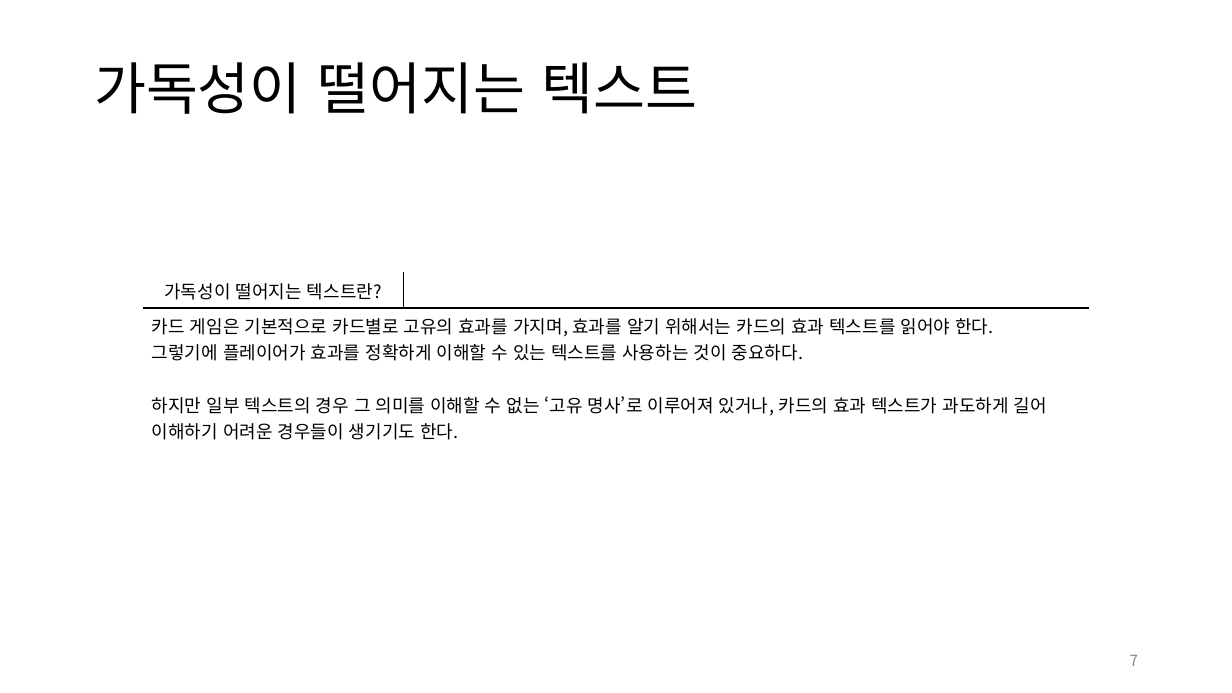
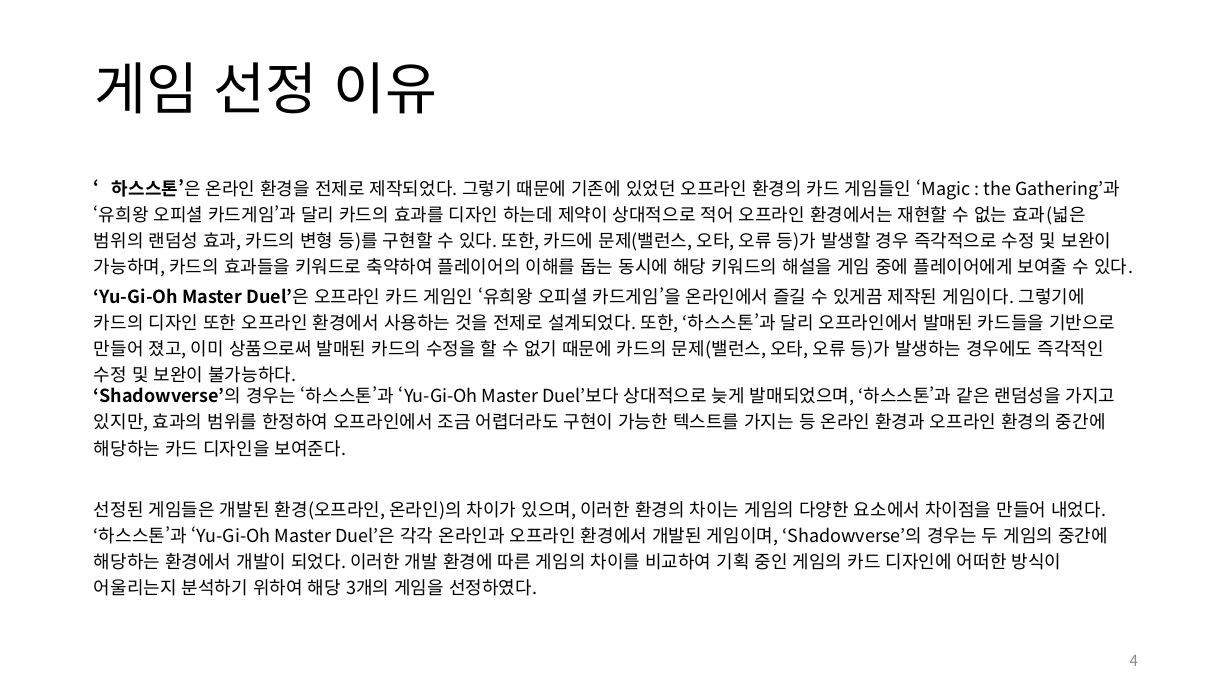
Before and after one commit to yjk0401/unityenginebasic_9th, a slide deck: slide 4 of 기획/하스스톤/카드게임(하스스톤,섀도우버스,yugioh masterduel) 분석서.pptx (slide 7 before the commit). Drawn at 1232x693 pixels with LibreOffice and Linux fonts; fonts in the diff are those of the drawing. Boxes give left, top, right and bottom in pixels: in the first picture for what was removed or moved away, otherwise in the second. Text is boxed around its words. In the diff, an @@ line names an element or a change of style, - is before the commit and + after.

```diff
--- a/기획/하스스톤/카드게임(하스스톤,섀도우버스,yugioh masterduel) 분석서.pptx
+++ b/기획/하스스톤/카드게임(하스스톤,섀도우버스,yugioh masterduel) 분석서.pptx
@@ title at box(94, 62, 437, 114): text changed @@
-가독성이 떨어지는 텍스트
+게임 선정 이유
@@ table added at box(85, 156, 1148, 281), 1 rows, 1 columns @@
+‘하스스톤’은 온라인 환경을 전제로 제작되었다. 그렇기 때문에 기존에 있었던 오프라인 환경의 카드 게임들인 ‘Magic : the Gathering’과 ‘유희왕 오피셜 카드게임’과 달리 카드의 효과를 디자인 하는데 제약이 상대적으로 적어 오프라인 환경에서는 재현할 수 없는 효과(넓은 범위의 랜덤성 효과, 카드의 변형 등)를 구현할 수 있다. 또한, 카드에 문제(밸런스, 오타, 오류 등)가 발생할 경우 즉각적으로 수정 및 보완이 가능하며, 카드의 효과들을 키워드로 축약하여 플레이어의 이해를 돕는 동시에 해당 키워드의 해설을 게임 중에 플레이어에게 보여줄 수 있다.
@@ table added at box(85, 277, 1148, 387), 1 rows, 1 columns @@
+‘Yu-Gi-Oh Master Duel’은 오프라인 카드 게임인 ‘유희왕 오피셜 카드게임’을 온라인에서 즐길 수 있게끔 제작된 게임이다. 그렇기에 카드의 디자인 또한 오프라인 환경에서 사용하는 것을 전제로 설계되었다. 또한, ‘하스스톤’과 달리 오프라인에서 발매된 카드들을 기반으로 만들어 졌고, 이미 상품으로써 발매된 카드의 수정을 할 수 없기 때문에 카드의 문제(밸런스, 오타, 오류 등)가 발생하는 경우에도 즉각적인 수정 및 보완이 불가능하다.
@@ table removed at box(142, 273, 1089, 444), 2 rows, 2 columns @@
-가독성이 떨어지는 텍스트란? | 
-카드 게임은 기본적으로 카드별로 고유의 효과를 가지며, 효과를 알기 위해서는 카드의 효과 텍스트를 읽어야 한다. / 그렇기에 플레이어가 효과를 정확하게 이해할 수 있는 텍스트를 사용하는 것이 중요하다. / 하지만 일부 텍스트의 경우 그 의미를 이해할 수 없는 ‘고유 명사’로 이루어져 있거나, 카드의 효과 텍스트가 과도하게 길어 이해하기 어려운 경우들이 생기기도 한다. | 
@@ table added at box(85, 377, 1148, 461), 1 rows, 1 columns @@
+‘Shadowverse’의 경우는 ‘하스스톤’과 ‘Yu-Gi-Oh Master Duel’보다 상대적으로 늦게 발매되었으며, ‘하스스톤’과 같은 랜덤성을 가지고 있지만, 효과의 범위를 한정하여 오프라인에서 조금 어렵더라도 구현이 가능한 텍스트를 가지는 등 온라인 환경과 오프라인 환경의 중간에 해당하는 카드 디자인을 보여준다.
@@ table added at box(85, 491, 1148, 600), 1 rows, 1 columns @@
+선정된 게임들은 개발된 환경(오프라인, 온라인)의 차이가 있으며, 이러한 환경의 차이는 게임의 다양한 요소에서 차이점을 만들어 내었다. ‘하스스톤’과 ‘Yu-Gi-Oh Master Duel’은 각각 온라인과 오프라인 환경에서 개발된 게임이며, ‘Shadowverse’의 경우는 두 게임의 중간에 해당하는 환경에서 개발이 되었다. 이러한 개발 환경에 따른 게임의 차이를 비교하여 기획 중인 게임의 카드 디자인에 어떠한 방식이 어울리는지 분석하기 위하여 해당 3개의 게임을 선정하였다.
@@ page number at box(1130, 655, 1139, 666): text changed @@
-7
+4
```
Also in this commit, not shown: 6 other slides changed, 2 slides removed, 17 other files.
